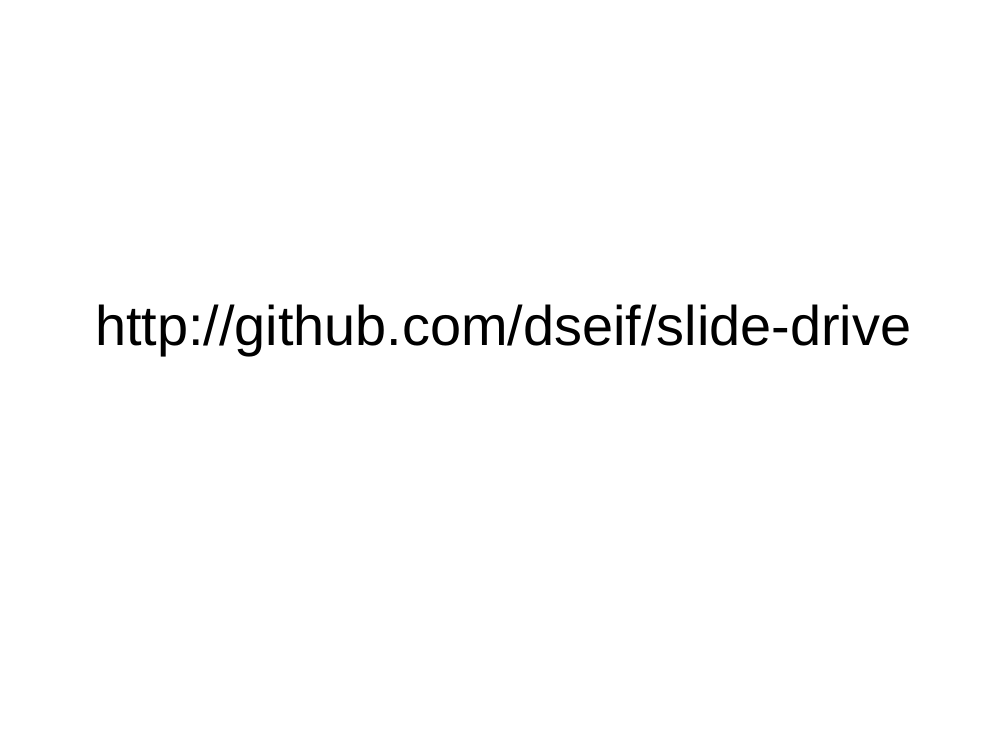
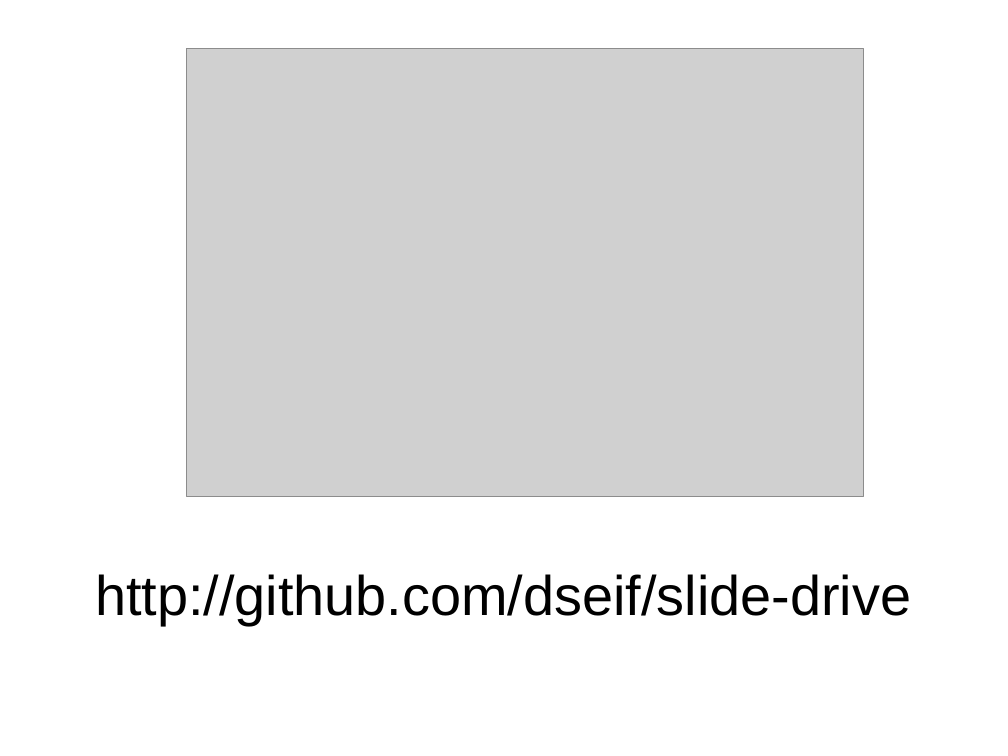
Before and after one commit to banksJeremy/slide-drive, a slide deck: slide 40 of examples/demo.odp (slide 38 before the commit). Drawn at 1008x756 pixels with LibreOffice and Linux fonts; fonts in the diff are those of the drawing; grey boxes stand for pictures. Boxes give left, top, right and bottom in pixels: in the first picture for what was removed or moved away, otherwise in the second. Text is boxed around its words. In the diff, an @@ line names an element or a change of style, - is before the commit and + after.

```diff
--- a/examples/demo.odp
+++ b/examples/demo.odp
@@ picture added at [187, 48, 863, 497] @@
@@ subtitle "http://github.com/dseif/slide-drive": place and size @@
-subtitle "http://github.com/dseif/slide-drive" at [95, 304, 911, 355]
+subtitle "http://github.com/dseif/slide-drive" at [95, 574, 911, 625]
```
Also in this commit, not shown: 6 other slides changed, 2 slides added, 2 other files.
